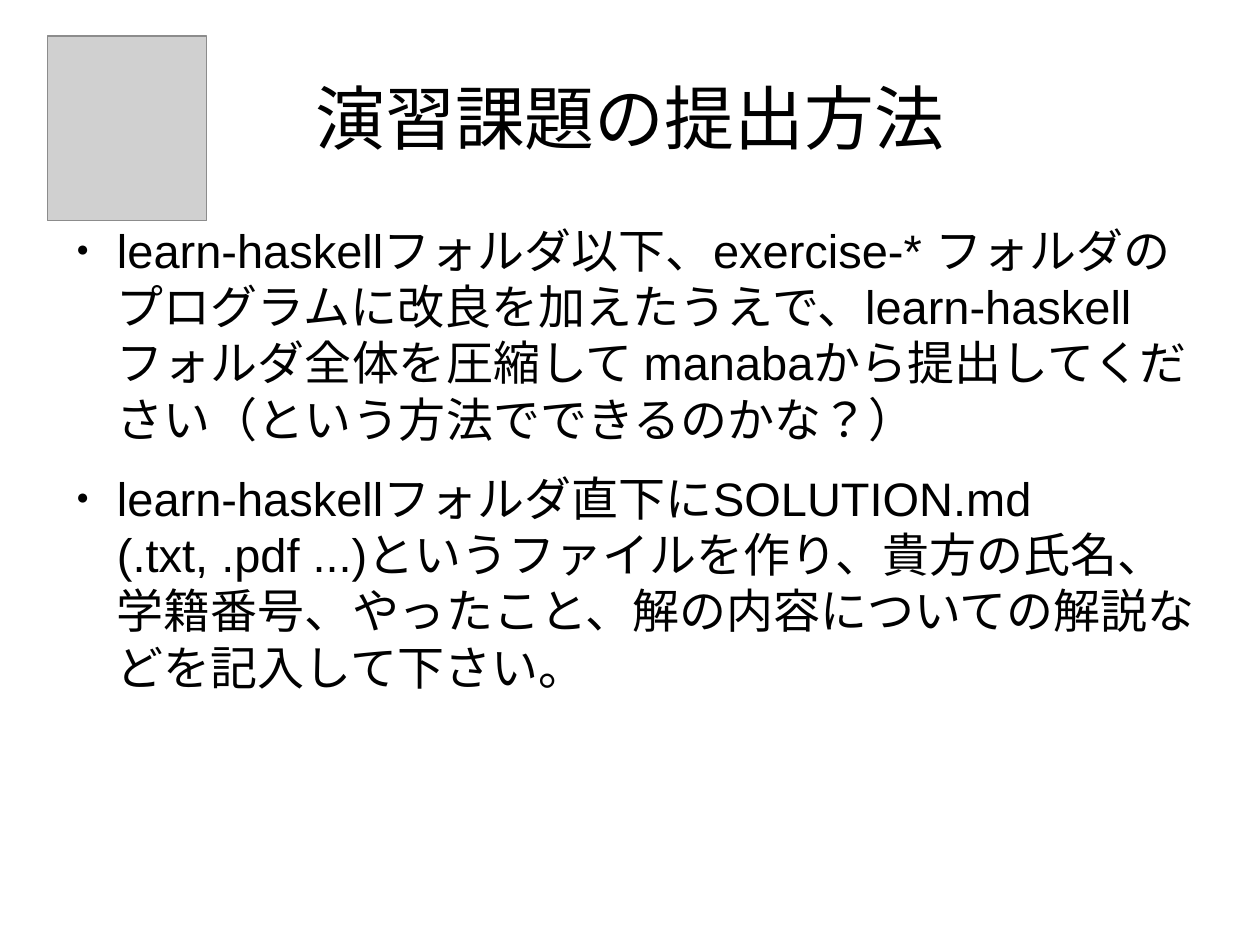
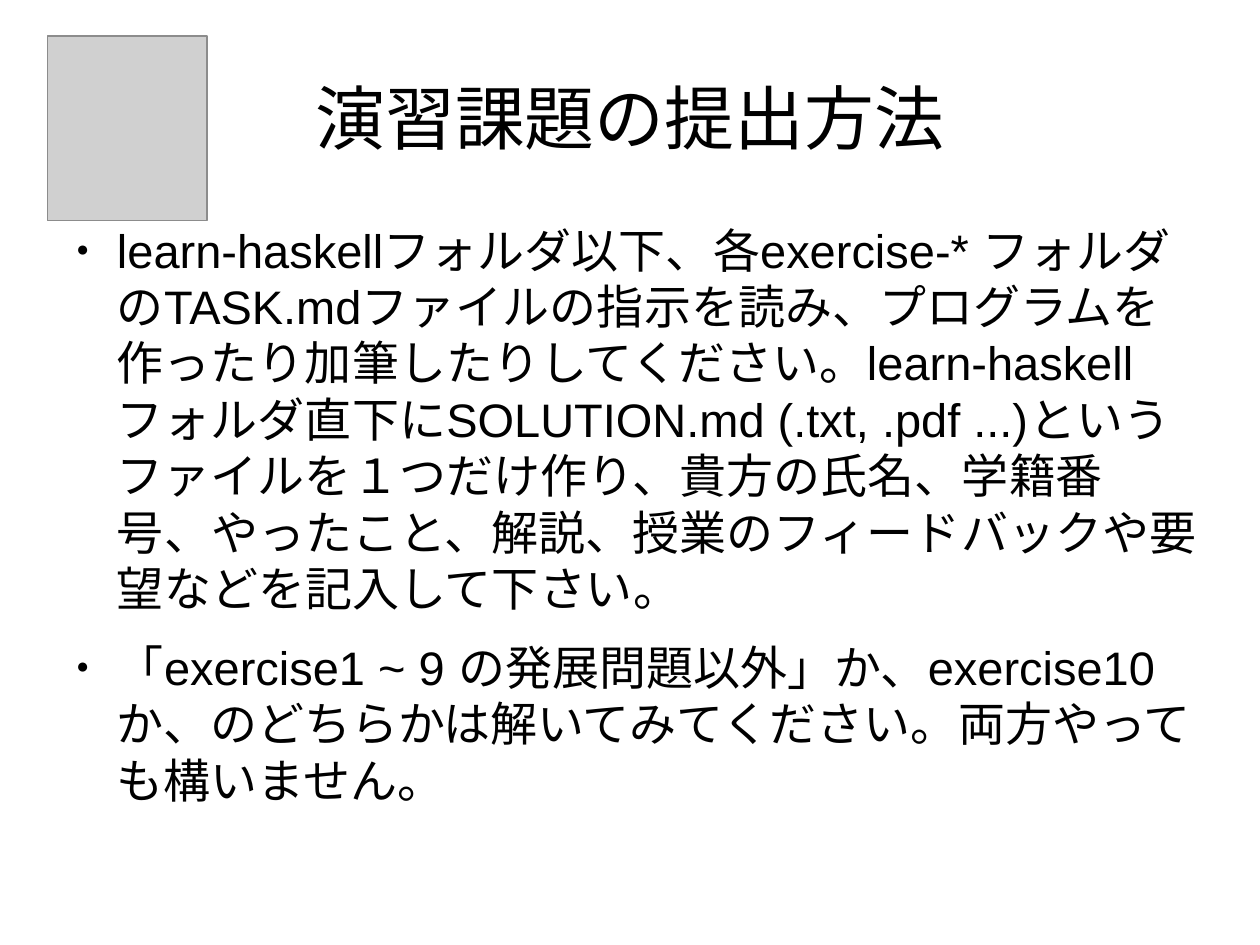
Before and after one commit to nushio3/learn-haskell, a slide deck: slide 116 of Tsukuba-2016.odp (slide 114 before the commit). Drawn at 1260x945 pixels with LibreOffice and Linux fonts; fonts in the diff are those of the drawing; grey boxes stand for pictures. Boxes give left, top, right and bottom in pixels: in the first picture for what was removed or moved away, otherwise in the second. Text is boxed around its words. In the diff, an @@ line names an element or a change of style, - is before the commit and + after.

Commit message:
update the slide

```diff
--- a/Tsukuba-2016.odp
+++ b/Tsukuba-2016.odp
@@ text at box(117, 228, 1196, 802): text changed @@
-● learn-haskellフォルダ以下、exercise-* フォルダのプログラムに改良を加えたうえで、learn-haskellフォルダ全体を圧縮して manabaから提出してください（という方法でできるのかな？）
-● learn-haskellフォルダ直下にSOLUTION.md (.txt, .pdf ...)というファイルを作り、貴方の氏名、学籍番号、やったこと、解の内容についての解説などを記入して下さい。
+● learn-haskellフォルダ以下、各exercise-* フォルダのTASK.mdファイルの指示を読み、プログラムを作ったり加筆したりしてください。learn-haskellフォルダ直下にSOLUTION.md (.txt, .pdf ...)というファイルを１つだけ作り、貴方の氏名、学籍番号、やったこと、解説、授業のフィードバックや要望などを記入して下さい。
+● 「exercise1 ~ 9 の発展問題以外」か、exercise10か、のどちらかは解いてみてください。両方やっても構いません。
```
Also in this commit, not shown: 3 other slides changed, 4 slides added.
